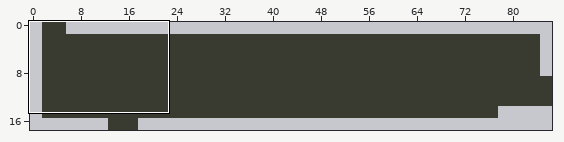
Tiled map (JSON) -- assets/tiled/rooms/beenz_2-c.json. The first picture is a wide view before the edit; the outline marks the close-up.
Close-up. Old version:
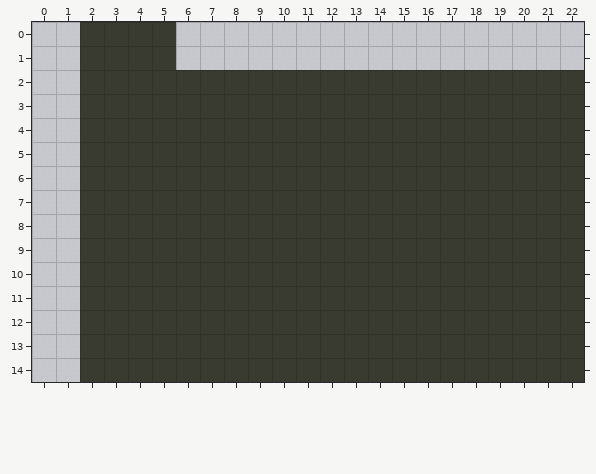
Cells are 24x24 px. Shown: x 0..22, y 0..14.
The result:
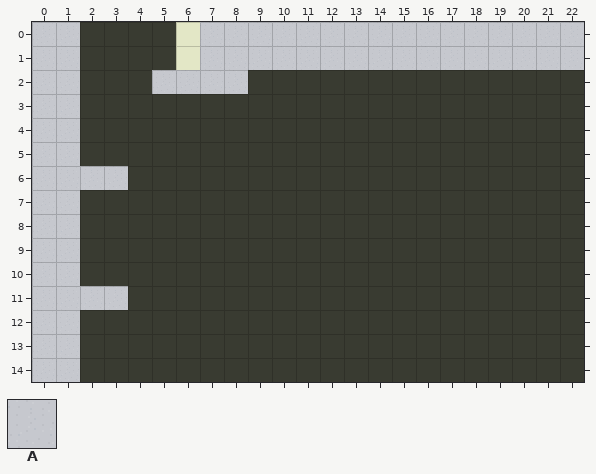
Key: from "other": A 1.
_ is an empty cell.
Tiles replaced or removed in this view: A.
Diff:
Changed rows in their new state; . is an unchanged cell.
Layer "floors2":
first column x 5:
 2 AAAA
Layer "floors":
first column x 6:
 0 _
 1 _
first column x 2:
 6 AA
first column x 2:
11 AA
Changed places in both close-ups, as pixel boxes (x1, y1, x2, y2):
changed: (152, 22, 248, 94)
added: (80, 166, 128, 190)
added: (80, 286, 128, 310)
